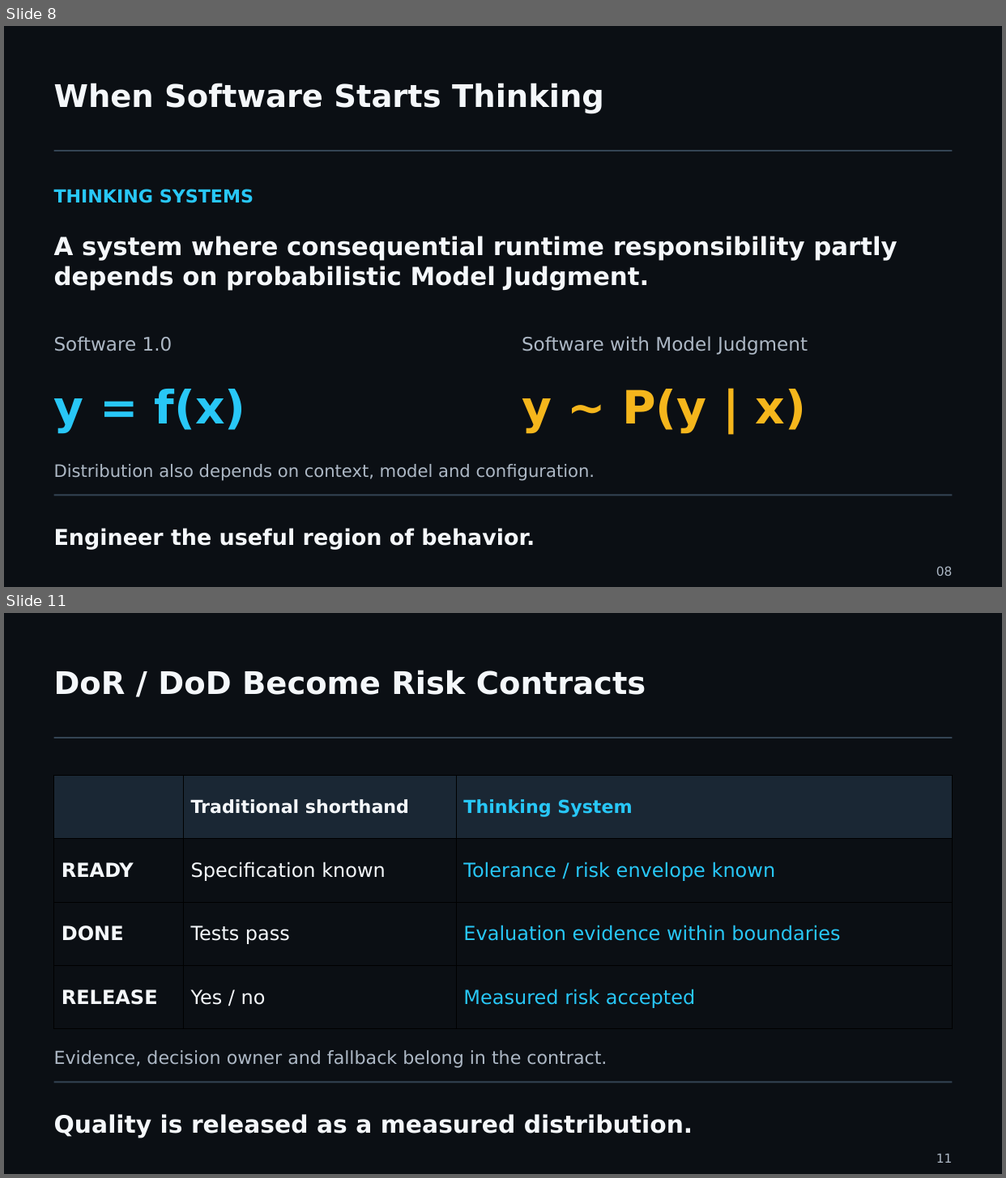
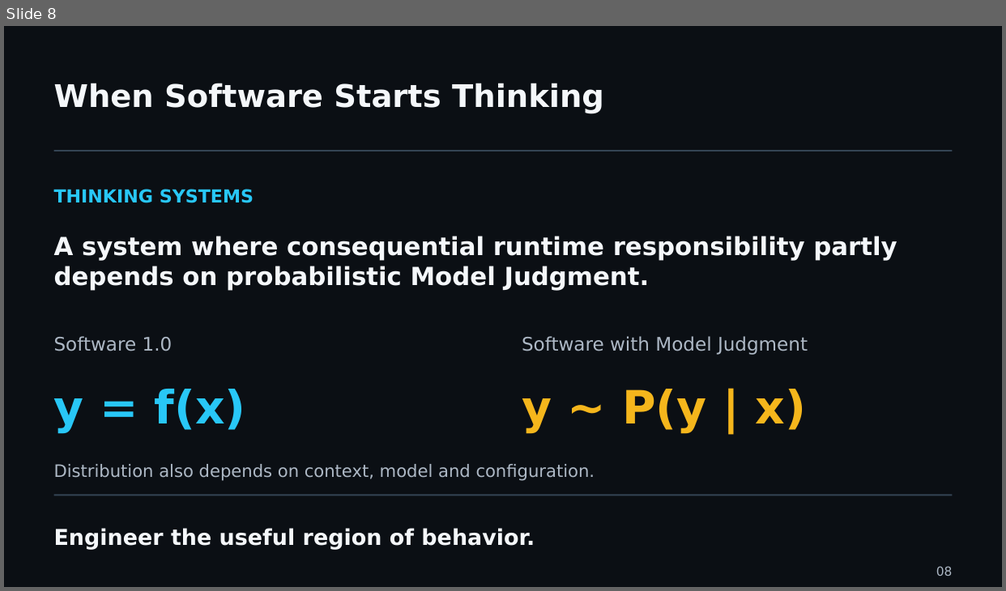
Before and after one commit to UncertaintyArchitectureGroup/uncertainty-architecture, a slide deck: assets/presentations/pmday-2026/ai-changes-both-sides.pptx. Shown one above the other, each under a label of ours: slides 8 and 11 before the commit, slide 8 after it; the slides between them are not shown. The pictures are 1006x1178 and 1006x591 pixels, drawn with LibreOffice and Linux fonts; fonts in the diff are those of the drawing. Boxes give left, top, right and bottom in pixels: in the first picture for what was removed or moved away, otherwise in the second. Text is boxed around its words. In the diff, an @@ line names an element or a change of style, - is before the commit and + after.

```diff
--- a/assets/presentations/pmday-2026/ai-changes-both-sides.pptx
+++ b/assets/presentations/pmday-2026/ai-changes-both-sides.pptx
@@ slide 11 removed at [4,613,1002,1174], background #0B0F14 @@
@@ text removed at [54,670,646,695] @@
-DoR / DoD Become Risk Contracts
@@ line removed from (54, 738) to (953, 738) @@
@@ table removed at [54,776,953,1030], 4 rows, 3 columns @@
- | Traditional shorthand | Thinking System
-READY | Specification known | Tolerance / risk envelope known
-DONE | Tests pass | Evaluation evidence within boundaries
-RELEASE | Yes / no | Measured risk accepted
@@ text removed at [54,1050,607,1068] @@
-Evidence, decision owner and fallback belong in the contract.
@@ line removed from (54, 1082) to (953, 1082) @@
@@ text removed at [54,1114,692,1139] @@
-Quality is released as a measured distribution.
@@ text removed at [936,1154,953,1163] @@
-11
```
Also in this commit, not shown: 2 slides changed, 5 slides added, 4 other slides removed, 13 other files.
